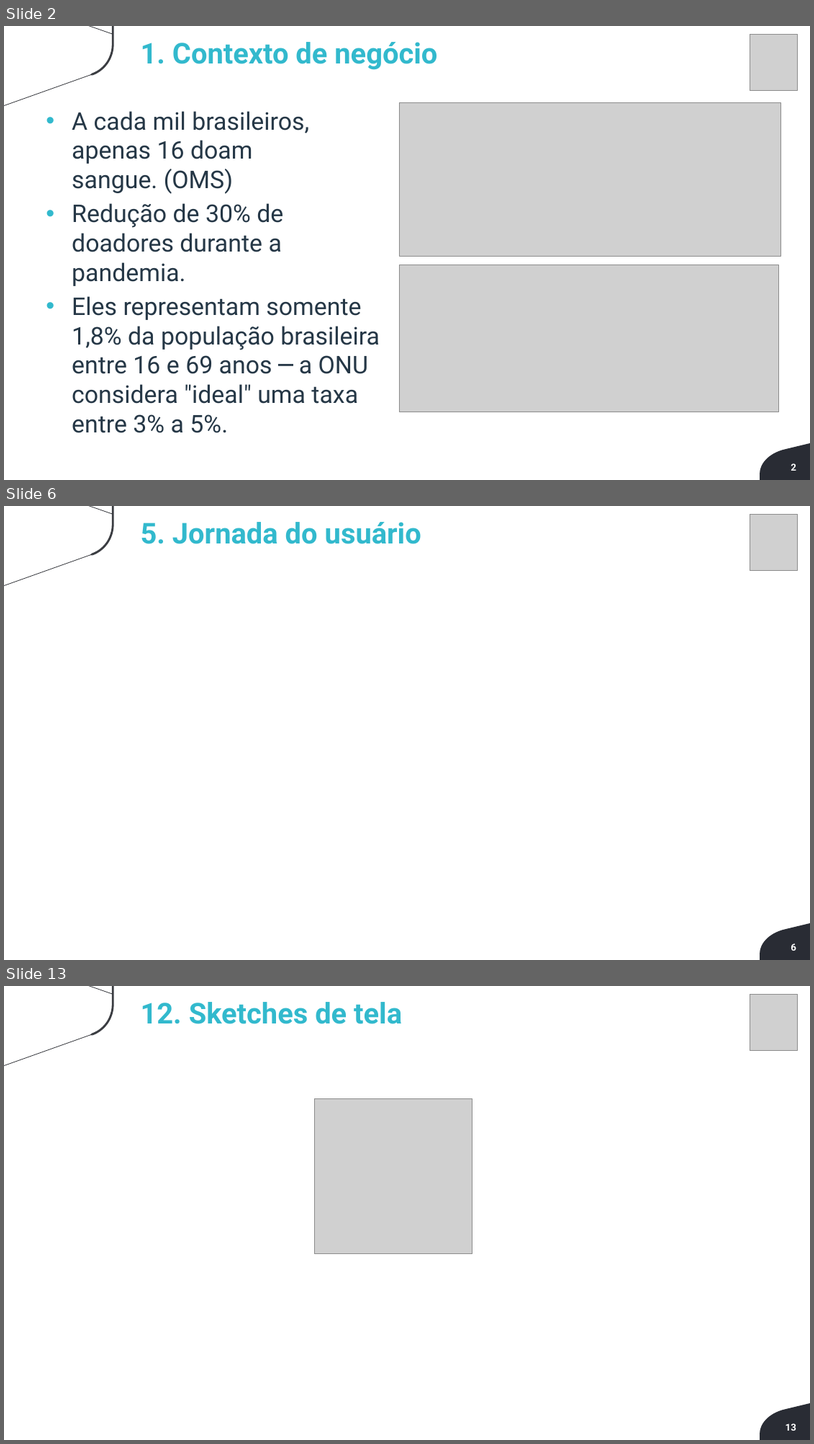
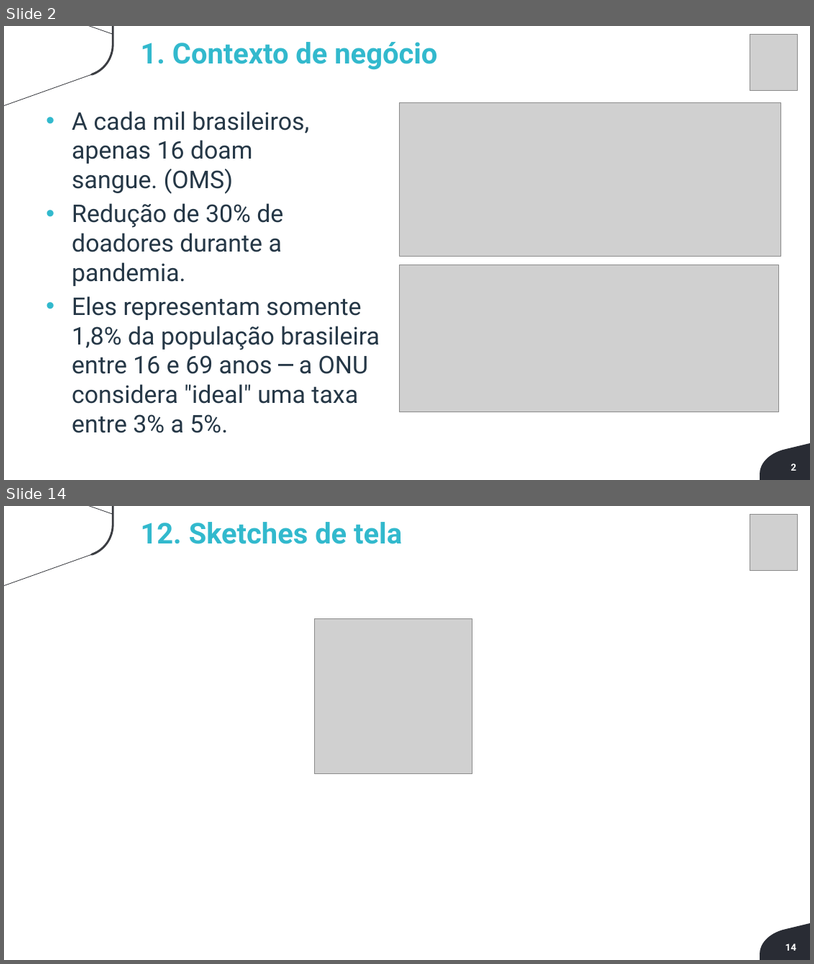
Before and after one commit to BandTec/Blood4Life, a slide deck: Blood4Life/4 Semestre/Sprint 1/Documentação/PPT/Apresentacao4ADSA_Sprint1_Blood4life.pptx. Shown one above the other, each under a label of ours: slides 2, 6 and 13 before the commit, slides 2 and 14 after it; the slides between them are not shown. The pictures are 814x1444 and 814x964 pixels, drawn with LibreOffice and Linux fonts; fonts in the diff are those of the drawing; grey boxes stand for pictures; background and template pictures are left out. Boxes give left, top, right and bottom in pixels: in the first picture for what was removed or moved away, otherwise in the second. Text is boxed around its words. In the diff, an @@ line names an element or a change of style, - is before the commit and + after.

```diff
--- a/Blood4Life/4 Semestre/Sprint 1/Documentação/PPT/Apresentacao4ADSA_Sprint1_Blood4life.pptx
+++ b/Blood4Life/4 Semestre/Sprint 1/Documentação/PPT/Apresentacao4ADSA_Sprint1_Blood4life.pptx
@@ slide 6 removed at <box>4,506,810,960</box>, background #FFFFFF; not listed: 2 template elements that a slide beside it also shows @@
@@ text removed at <box>141,522,422,544</box> @@
-5. Jornada do usuário
@@ picture removed at <box>751,514,798,571</box> @@
@@ page number removed at <box>791,943,797,950</box> @@
-6
@@ what was slide 13 is now slide 14 @@
@@ page number at <box>786,943,797,950</box>: text changed @@
-13
+14
```
Also in this commit, not shown: 9 slides changed, 2 slides added.
